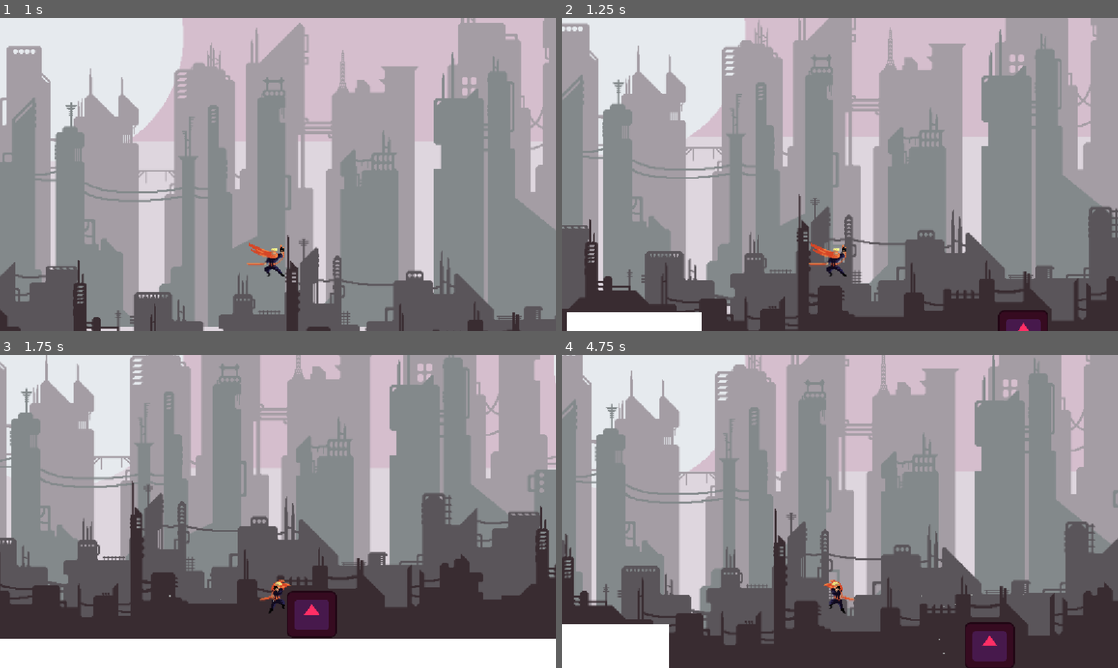
Above: before the commit, frames 1-4 (two rows, left to right).
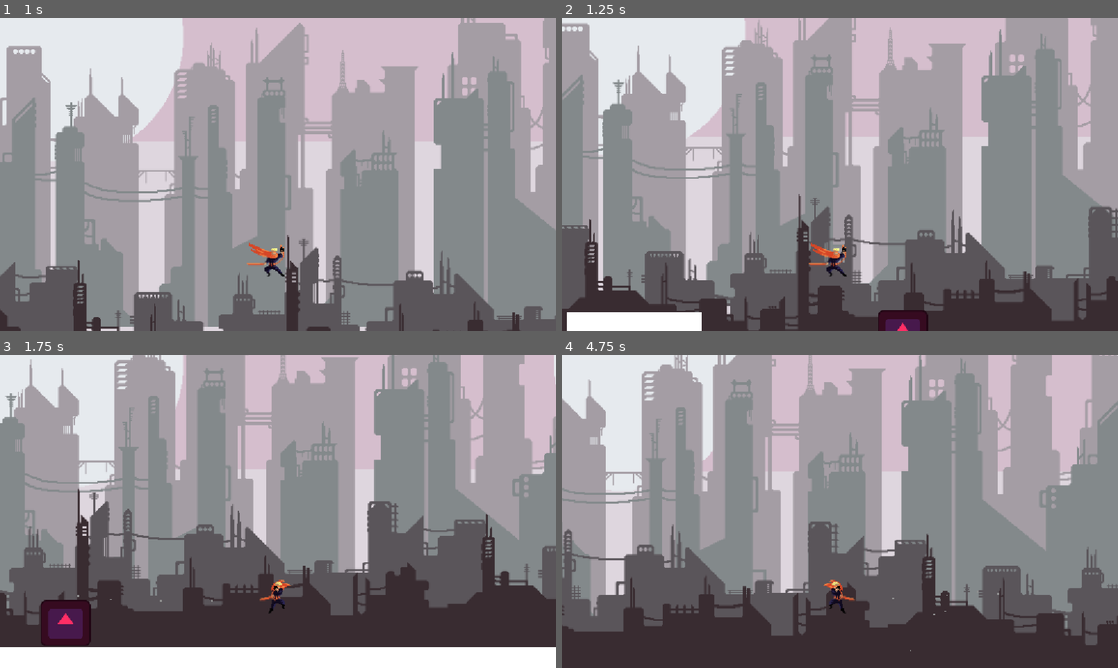
Above: after the commit, the same moments.

Repository: agr3w/Godot_prototity
Game: Godot game, scene res://character_body_2d.tscn
The game is run twice, just before and just after one commit, with the same random seed, the same clock (stepped at 60 frames per second) and the same inputs. The engine's default icon, where the game draws it, is replaced by a stand-in: a white triangle on a blue panel in a dark square.
Inputs:
- Up to frame 1 (1 s): tap Enter (ui_accept) at 0.5, 0.77 s; hold Right (ui_right) from 0.53 s (still down); tap X (attack) at 0.6 s
- Up to frame 2 (1.25 s): keep holding Right (ui_right)
- Up to frame 3 (1.75 s): keep holding Right (ui_right); tap Shift (dash) at 1.35 s; tap Enter (ui_accept) at 1.52 s
- Up to frame 4 (4.75 s): release Right (ui_right) at 2.03 s; hold Left (ui_left) 2.03-2.78 s; tap X (attack) at 2.1, 3.6 s; hold Right (ui_right) 2.78-4.28 s; tap Shift (dash) at 2.85, 4.35 s; tap Enter (ui_accept) at 3.02, 3.77, 4.52 s; hold Left (ui_left) from 4.28 s (still down)

Frame 1 is identical in both runs. In frame 2, 1.2% of the frame differs, in the area x 56-88%, y 93-100%; in frame 3, 47%; in frame 4, 58%, in the area x 0-100%, y 0-100%.

Commit message:
Ajustando posicionamento de frames

Diff:
--- a/boneco_treino.gd
+++ b/boneco_treino.gd
@@ -3,21 +3,42 @@
 var health = 3
 var gravity = ProjectSettings.get_setting("physics/2d/default_gravity")
 
+# --- NOVAS VARIÁVEIS DE PATRULHA ---
+var speed = 100.0 # Velocidade do inimigo
+var direction = -1 # Começa andando para a esquerda (-1)
+
+@onready var sprite = $Sprite2D
+
 func _physics_process(delta):
-    # Gravidade para ele ficar no chão
+    # Gravidade
     if not is_on_floor():
         velocity.y += gravity * delta
+
+    # --- LÓGICA DE PATRULHA ---
+
+    # 1. Aplica a velocidade baseada na direção atual
+    velocity.x = direction * speed
+
+    # 2. Vira a imagem do sprite RESPEITANDO o seu tamanho original
+    if direction > 0:
+        sprite.scale.x = abs(sprite.scale.x) # Mantém o tamanho, força a ficar positivo
+    elif direction < 0:
+        sprite.scale.x = -abs(sprite.scale.x) # Mantém o tamanho, força a ficar negativo
+
+    # 3. Move o boneco e checa colisões
     move_and_slide()
 
-# Função que a espada do jogador vai chamar!
+    # 4. A MÁGICA: Bateu na parede? Vira para o outro lado!
+    if is_on_wall():
+        direction = direction * -1 # Multiplicar por -1 inverte o valor! (de 1 vai pra -1, de -1 vai pra 1)
+
+
 func take_damage():
     health -= 1
 
-    # Efeito visual de tomar dano (Fica vermelho)
     modulate = Color.RED
     await get_tree().create_timer(0.1).timeout
     modulate = Color.WHITE
 
-    # Morre se a vida zerar
     if health <= 0:
-        queue_free() # Destrói o nó da cena
+        queue_free()
--- a/character_body_2d.tscn
+++ b/character_body_2d.tscn
@@ -15,7 +15,7 @@
 [ext_resource type="PackedScene" uid="uid://q003q8wnlfne" path="res://boneco_treino.tscn" id="13_k85er"]
 
 [sub_resource type="RectangleShape2D" id="RectangleShape2D_f1aav"]
-size = Vector2(28, 34)
+size = Vector2(23, 34)
 
 [sub_resource type="Animation" id="Animation_44cfe"]
 length = 1.0526316
@@ -119,7 +119,7 @@
 "times": PackedFloat32Array(0),
 "transitions": PackedFloat32Array(1),
 "update": 0,
-"values": [Vector2(15, 1)]
+"values": [Vector2(-2, 1)]
 }
 
 [sub_resource type="Animation" id="Animation_k85er"]
@@ -394,7 +394,7 @@
 script = ExtResource("3_dd465")
 
 [node name="CollisionShape2D2" type="CollisionShape2D" parent="CharacterBody2D" unique_id=1124893051]
-position = Vector2(-5, 4.5)
+position = Vector2(-3, 4.5)
 shape = SubResource("RectangleShape2D_f1aav")
 
 [node name="AnimationPlayer" type="AnimationPlayer" parent="CharacterBody2D" unique_id=441002488]
@@ -430,6 +430,20 @@
 position = Vector2(606.75, -2)
 shape = SubResource("RectangleShape2D_c543n")
 
+[node name="StaticBody2D - Parede2" type="StaticBody2D" parent="." unique_id=2045663793]
+position = Vector2(401, 1602)
+physics_material_override = SubResource("PhysicsMaterial_f1aav")
+
+[node name="ColorRect" type="ColorRect" parent="StaticBody2D - Parede2" unique_id=698236243]
+offset_left = 804.0
+offset_top = -1285.0
+offset_right = 944.0
+offset_bottom = -1239.0
+
+[node name="CollisionShape2D" type="CollisionShape2D" parent="StaticBody2D - Parede2" unique_id=968313157]
+position = Vector2(874, -1261.75)
+shape = SubResource("RectangleShape2D_ebjds")
+
 [node name="StaticBody2D - Parede" type="StaticBody2D" parent="." unique_id=127532551]
 position = Vector2(200.5, 801)
 physics_material_override = SubResource("PhysicsMaterial_f1aav")
